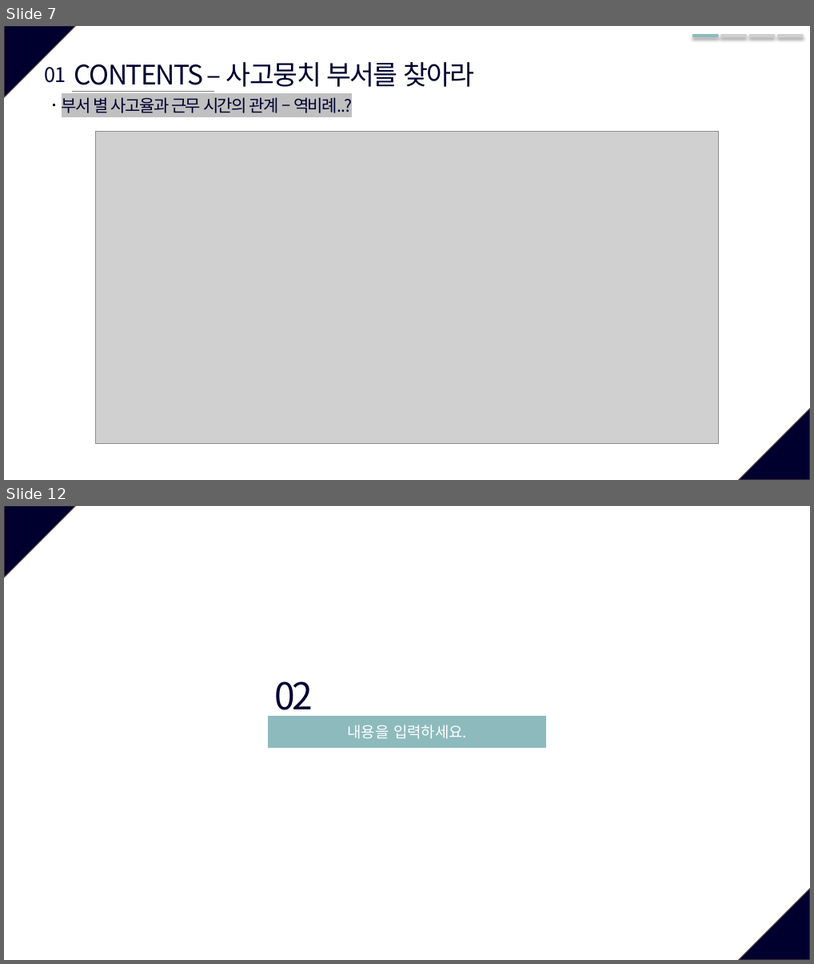
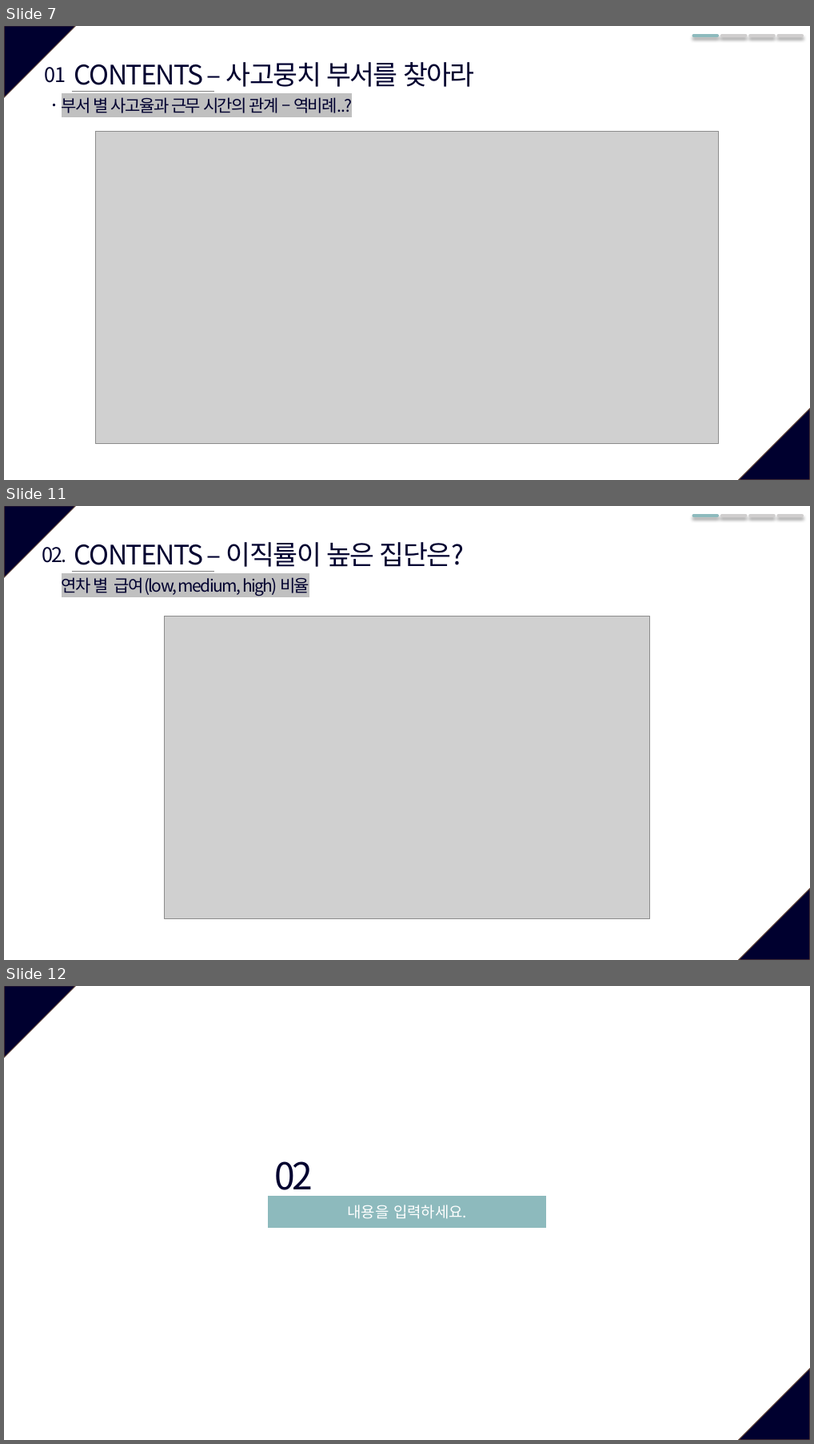
Before and after one commit to JxxHxxx/Ubion-Mini-Project-HR-Analysis, a slide deck: 데이터분석은위대하다.pptx. Shown one above the other, each under a label of ours: slides 7 and 12 before the commit, slides 7, 11 and 12 after it; the slides between them are not shown. The pictures are 814x964 and 814x1444 pixels, drawn with LibreOffice and Linux fonts; fonts in the diff are those of the drawing; grey boxes stand for pictures. Boxes give left, top, right and bottom in pixels: in the first picture for what was removed or moved away, otherwise in the second. Text is boxed around its words. In the diff, an @@ line names an element or a change of style, - is before the commit and + after.

```diff
--- a/데이터분석은위대하다.pptx
+++ b/데이터분석은위대하다.pptx
@@ slide 11 added at (4, 506, 810, 960), background #FFFFFF; not listed: 2 template elements that a slide beside it also shows @@
@@ line added from (694, 516) to (718, 516), #8DBABD 3.5 pt @@
@@ line added from (722, 516) to (746, 516), #D0CECE 3.5 pt @@
@@ line added from (750, 516) to (774, 516), #D0CECE 3.5 pt @@
@@ line added from (779, 516) to (802, 516), #D0CECE 3.5 pt @@
@@ text added at (42, 547, 67, 563), 24 pt, text #00002F @@
+02.
@@ text added at (74, 542, 465, 572), 32 pt, text #00002F @@
+CONTENTS – 이직률이 높은 집단은?
@@ text added at (62, 577, 310, 596), 20 pt, text #00002F @@
+연차 별 급여(low, medium, high) 비율
@@ line added from (72, 572) to (214, 572), #808080 0.5 pt @@
@@ picture added at (165, 616, 650, 919) @@
```
Also in this commit, not shown: 2 slides changed, 1 other slide added, 2 slides removed.
